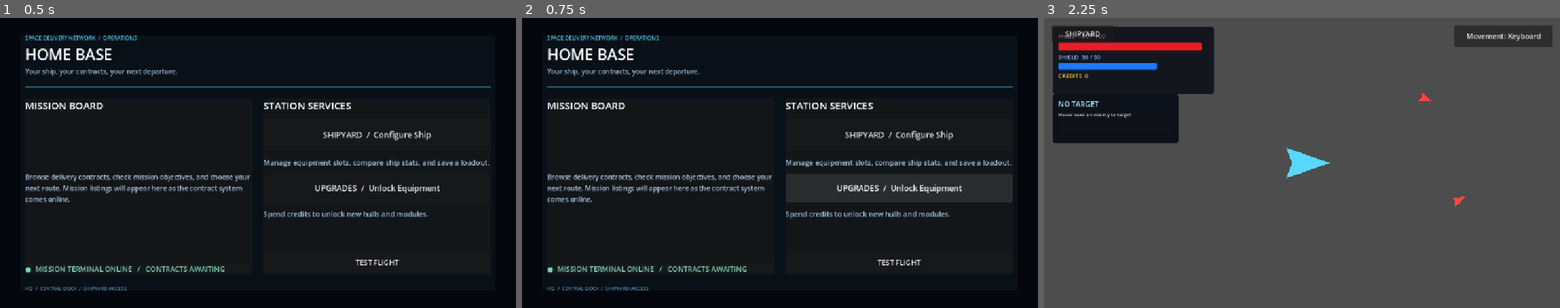
Above: before the commit, frames 1-3 (left to right).
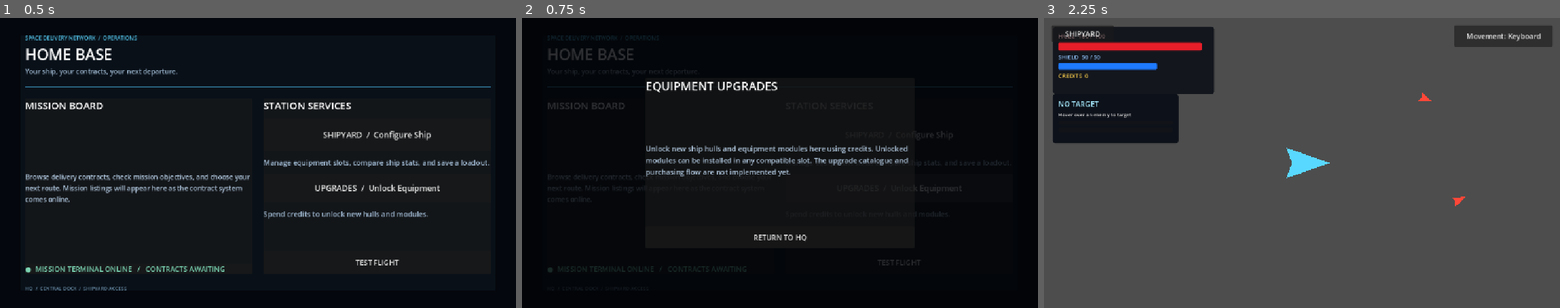
Above: after the commit, the same moments.

Repository: Bbran4/SpaceDelivery
Game: Godot game, scene res://scenes/hq.tscn
The game is run twice, just before and just after one commit, with the same random seed, the same clock (stepped at 60 frames per second) and the same inputs.
Inputs (mouse positions are in pixels of both pictures, inside the frame that each line leads up to):
- Up to frame 1 (0.5 s): no input
- Up to frame 2 (0.75 s): click "UPGRADES / Unlock Equipment" at 0.5 s
- Up to frame 3 (2.25 s): click (1302, 238) at 1.25 s, where only the run after the commit has a clickable "RETURN TO HQ"; click "TEST FLIGHT" at 2 s

Frame 1 is identical in both runs. In frame 2, 9.3% of the frame differs, in the area x 4-96%, y 6-94%; in frame 3, nothing differs.

Commit message:
Wire HQ upgrades overlay controls

Diff:
--- a/scripts/hq.gd
+++ b/scripts/hq.gd
@@ -2,6 +2,7 @@
 class_name HQScreen
 
 @onready var ship_builder: ShipBuilder = %ShipBuilder
+@onready var upgrades_overlay: Control = %UpgradesOverlay
 
 
 func _on_shipyard_pressed() -> void:
@@ -10,3 +11,11 @@
 
 func _on_test_flight_pressed() -> void:
 	get_tree().change_scene_to_file("res://scenes/tests/hud_test.tscn")
+
+
+func _on_upgrades_pressed() -> void:
+	upgrades_overlay.visible = true
+
+
+func _on_upgrades_close_pressed() -> void:
+	upgrades_overlay.visible = false
